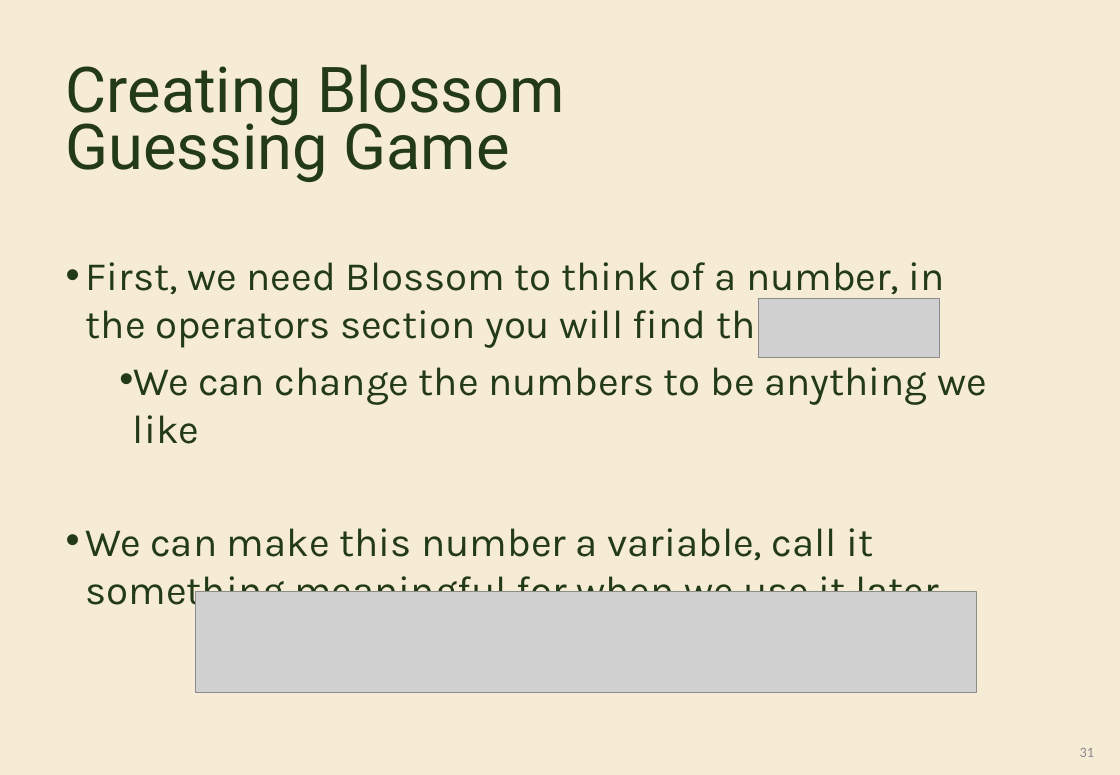
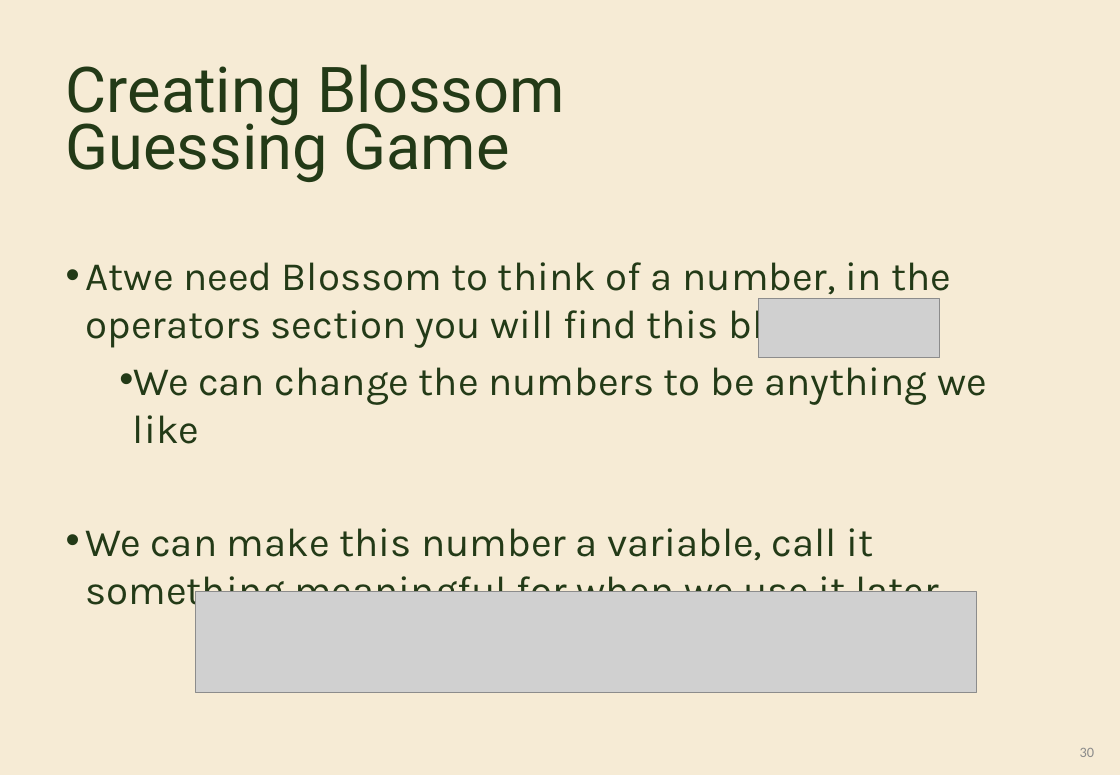
Before and after one commit to OutbackRobots/Outback-Robots-Hub, a slide deck: slide 30 of assets/slides/OutbackRobots_Lesson3_Slides_Coding_Blossom.pptx (slide 31 before the commit). Drawn at 1120x775 pixels with LibreOffice and Linux fonts; fonts in the diff are those of the drawing; grey boxes stand for pictures; background and template pictures are left out. Boxes give left, top, right and bottom in pixels: in the first picture for what was removed or moved away, otherwise in the second. Text is boxed around its words. In the diff, an @@ line names an element or a change of style, - is before the commit and + after.

```diff
--- a/assets/slides/OutbackRobots_Lesson3_Slides_Coding_Blossom.pptx
+++ b/assets/slides/OutbackRobots_Lesson3_Slides_Coding_Blossom.pptx
@@ text at (86,262,951,348): text changed @@
-• First, we need Blossom to think of a number, in the operators section you will find this block
+• Atwe need Blossom to think of a number, in the operators section you will find this block
@@ page number at (1080,748,1095,757): text changed @@
-31
+30
```
Also in this commit, not shown: 6 other slides changed, 1 slide removed, 1 other file.
